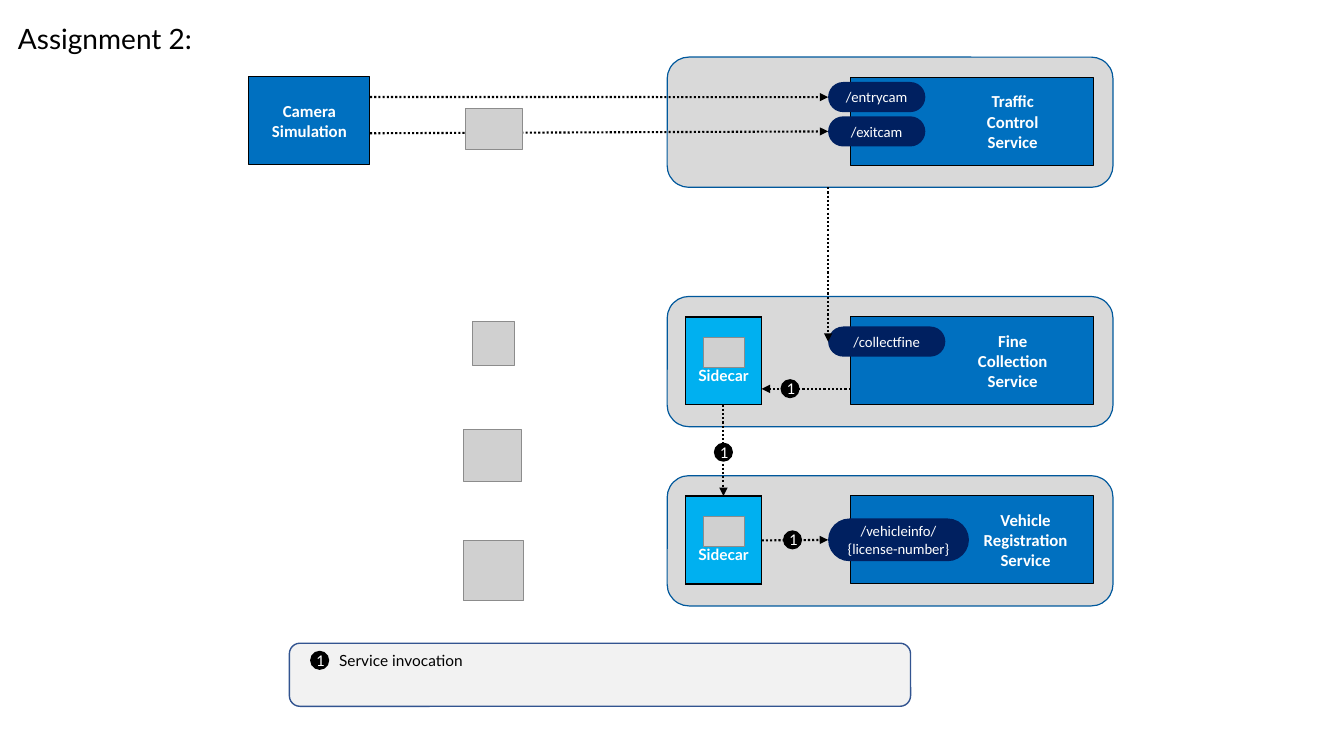
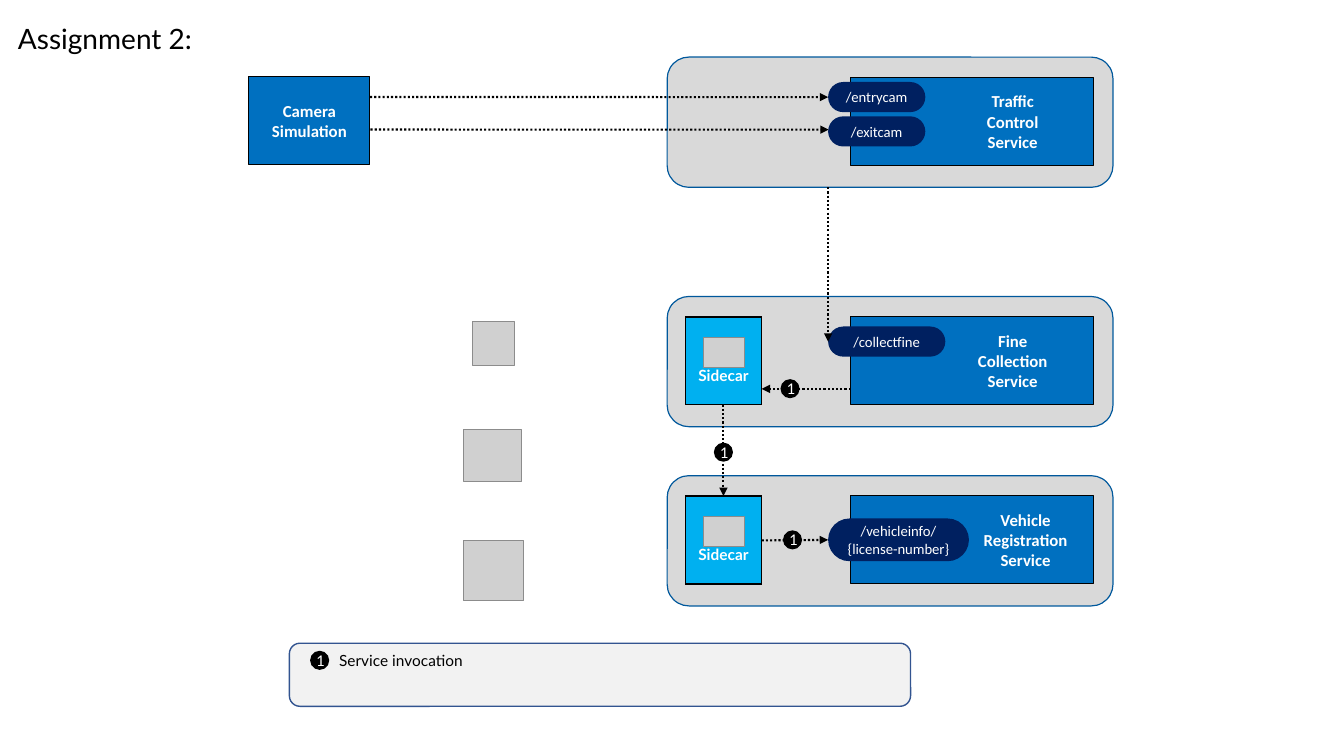
Before and after one commit to marceloes/dapr-workshop, a slide deck: slide 10 of Figures.pptx. Drawn at 1344x756 pixels with LibreOffice and Linux fonts; fonts in the diff are those of the drawing; grey boxes stand for pictures; background and template pictures are left out. Boxes give left, top, right and bottom in pixels: in the first picture for what was removed or moved away, otherwise in the second. Text is boxed around its words. In the diff, an @@ line names an element or a change of style, - is before the commit and + after.

Commit message:
Updated deck with latest diagrams

```diff
--- a/Figures.pptx
+++ b/Figures.pptx
@@ picture removed at <box>466,108,522,149</box> @@
@@ arrow moved from (370, 133) - (829, 131) to (371, 130) - (829, 130) @@
```
